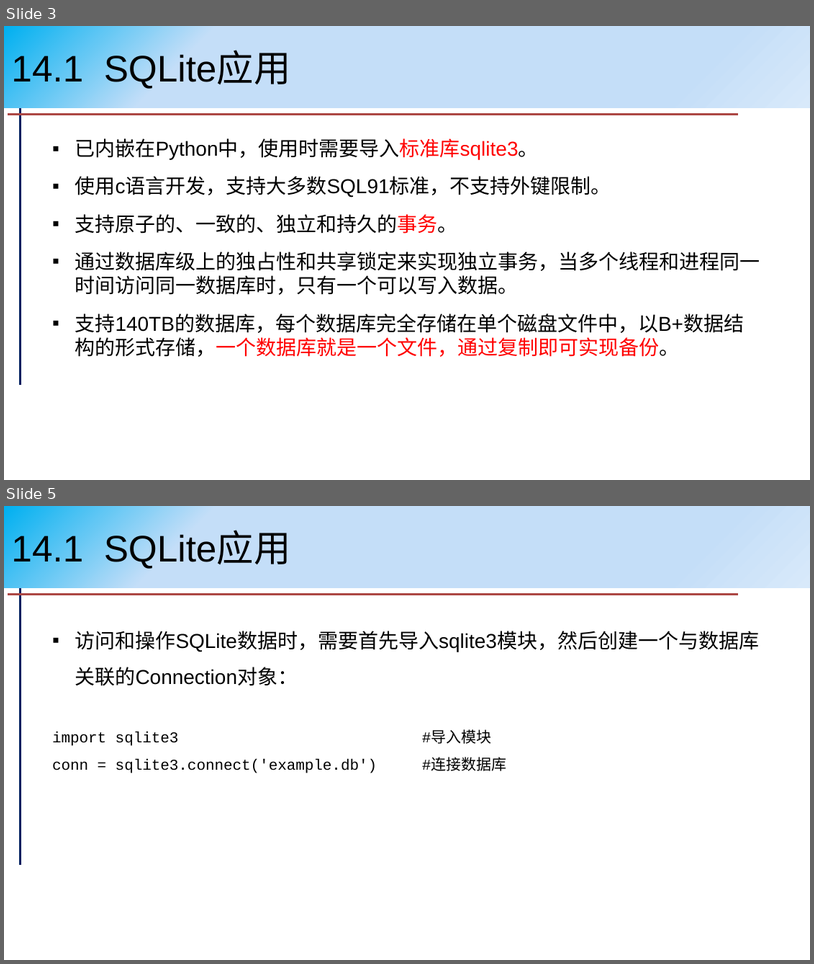
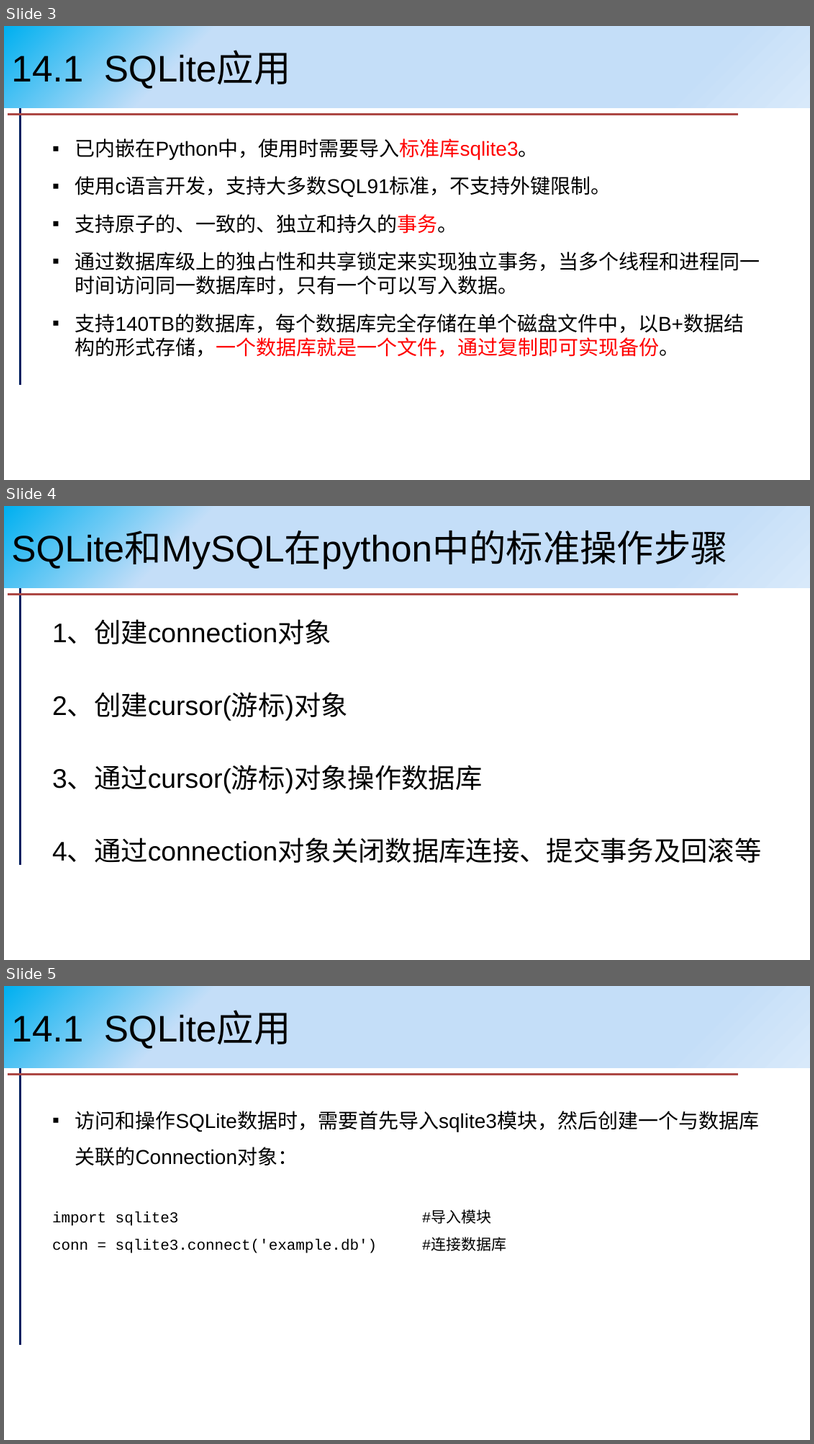
Before and after one commit to pengxj/PythonCourse, a slide deck: slides/第14章 数据库编程.pptx. Shown one above the other, each under a label of ours: slides 3 and 5 before the commit, slides 3, 4 and 5 after it; the slides between them are not shown. The pictures are 814x964 and 814x1444 pixels, drawn with LibreOffice and Linux fonts; fonts in the diff are those of the drawing. Boxes give left, top, right and bottom in pixels: in the first picture for what was removed or moved away, otherwise in the second. Text is boxed around its words. In the diff, an @@ line names an element or a change of style, - is before the commit and + after.

```diff
--- a/slides/第14章 数据库编程.pptx
+++ b/slides/第14章 数据库编程.pptx
@@ slide 4 added at (4, 506, 810, 960), background #FFFFFF; not listed: 2 template elements that a slide beside it also shows @@
@@ title added at (4, 506, 810, 587), fill gradient #00B0F0 to #C4DEF8 to #D8E9FA, 33 pt, text #000000 @@
+SQLite和MySQL在python中的标准操作步骤
@@ text added at (52, 621, 761, 862), 24 pt, text #000000 @@
+1、创建connection对象
+2、创建cursor(游标)对象
+3、通过cursor(游标)对象操作数据库
+4、通过connection对象关闭数据库连接、提交事务及回滚等
```
Also in this commit, not shown: 6 slides changed, 1 other slide added, 10 slides removed, 1 other file.
